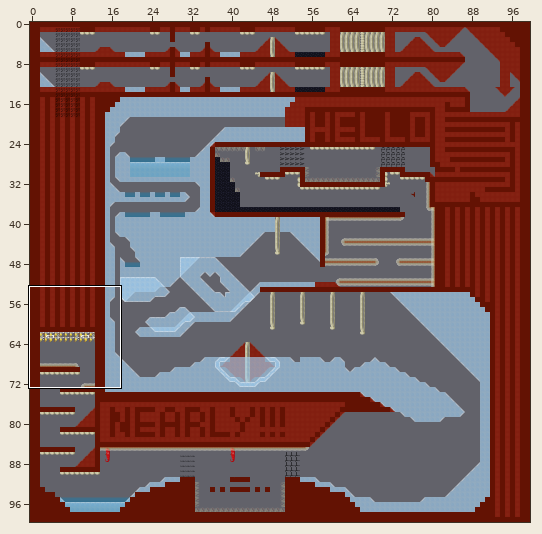
A Tiled map gets an edit: data/assets/simple_race.tmx. Above: a wide view before the commit, with the close-up outlined.
Close-up. Before:
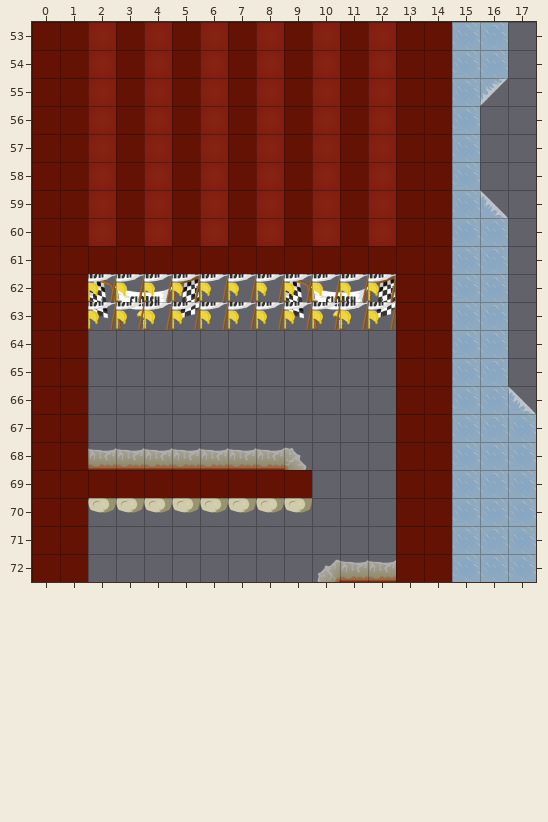
Cells are 64x64 px. Shown: x 0..17, y 53..72. The commit also changed other parts of the map, which this record leaves out.
After:
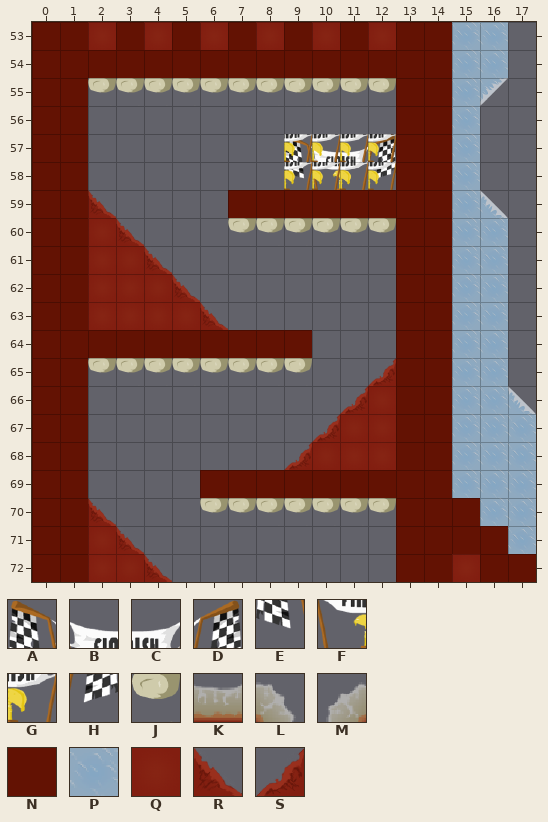
Key: from "Finish": A 0, B 1, C 2, D 3, E 4, F 5, G 6, H 7; from "TileBoneEnds": J 4 "Edge"; from "TileBounce": K 0 "NonEdibleEdge", L 4 "NonEdibleSlope", M 5; from "TileHard": N 0 "NonEdible"; from "TileIce": P 0 "Block"; from "TileMeatSolid1": Q 0 "Block"; from "TileMeatTri1": R 0 "Slope", S 4 "Slope".
_ is an empty cell.
See-through tiles are keyed as they look on the map.
Diff:
Layer "Level":
y 54: x 2 Q -> N; x 4 Q -> N; x 6 Q -> N; x 8 Q -> N; x 10 Q -> N; x 12 Q -> N
y 55: x 2..12 QNQNQNQNQNQ -> JJJJJJJJJJJ
y 56: x 2..12 QNQNQNQNQNQ -> ___________
y 57: x 2..12 QNQNQNQNQNQ -> _______ABCD
y 58: x 2..12 QNQNQNQNQNQ -> _______EFGH
y 59: x 2..6 QNQNQ -> R____; x 8 Q -> N; x 10 Q -> N; x 12 Q -> N
y 60: x 3..12 NQNQNQNQNQ -> R___JJJJJJ
y 61: x 2..12 NNNNNNNNNNN -> QQR________
y 62: x 2..5 ABCD -> QQQR; x 9..12 ABCD -> ____
y 63: x 2..6 EFGH_ -> QQQQR; x 9..12 EFGH -> ____
y 64: x 2..9 ________ -> NNNNNNNN
y 65: x 2..9 ________ -> JJJJJJJJ; x 12 _ -> S
y 66: x 11..12 __ -> SQ
y 67: x 10..12 ___ -> SQQ
y 68: x 2..12 KKKKKKKL___ -> _______SQQQ
y 69: x 2..5 NNNN -> ____; x 10..12 ___ -> NNN
y 70: x 2..5 JJJJ -> R___; x 10..12 ___ -> JJJ; x 15 P -> N
y 71: x 2..3 __ -> QR; x 15..16 PP -> NN
y 72: x 2..4 ___ -> QQR; x 10..12 MKK -> ___; x 15..17 PPP -> QNN
Layer "Flags":
y 57..58: x 9..12 ____ -> GGGG
y 62..63: x 2..12 GGGGGGGGGGG -> ___________
